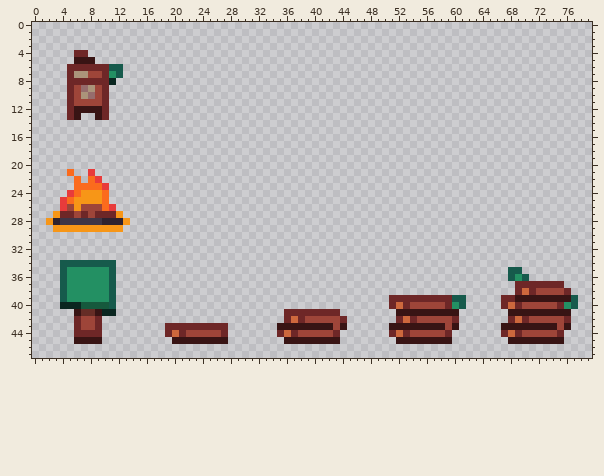
File history of a pixel-art file, Project Games/project BitCraft/Aseprite/Objects1.aseprite. Above is the file before it was changed.
80x48 pixels, 1 frame.
After the commit:
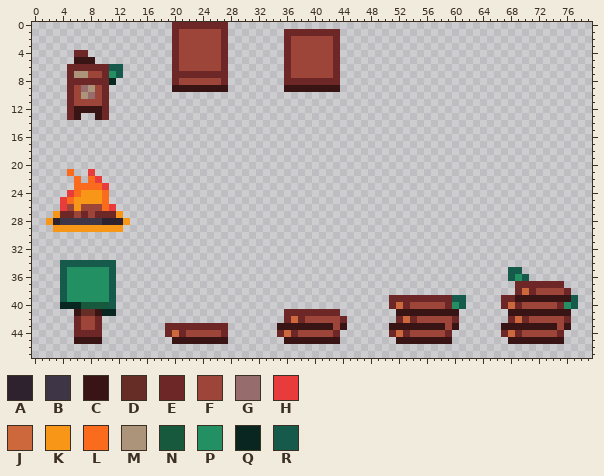
Palette (. is transparent): A #2e222f  B #3e3546  C #381414  D #662d26  E #6e2727  F #9e4539  G #966c6c  H #e83b3b  J #cd683d  K #f79617  L #fb6b1d  M #ab947a  N #16593d  P #239063  Q #0a2620  R #165a4c
Edits made:
{"y":0,"x":20,"old":"........","new":"EEEEEEEE"}
{"y":1,"x":20,"old":"........","new":"EFFFFFFE"}
{"y":1,"x":36,"old":"........","new":"EEEEEEEE"}
{"y":2,"x":20,"old":"........","new":"EFFFFFFE"}
{"y":2,"x":36,"old":"........","new":"EFFFFFFE"}
{"y":3,"x":20,"old":"........","new":"EFFFFFFE"}
{"y":3,"x":36,"old":"........","new":"EFFFFFFE"}
{"y":4,"x":20,"old":"........","new":"EFFFFFFE"}
{"y":4,"x":36,"old":"........","new":"EFFFFFFE"}
{"y":5,"x":20,"old":"........","new":"EFFFFFFE"}
{"y":5,"x":36,"old":"........","new":"EFFFFFFE"}
{"y":6,"x":20,"old":"........","new":"EFFFFFFE"}
{"y":6,"x":36,"old":"........","new":"EFFFFFFE"}
{"y":7,"x":20,"old":"........","new":"EEEEEEEE"}
{"y":7,"x":36,"old":"........","new":"EFFFFFFE"}
{"y":8,"x":20,"old":"........","new":"EFFFFFFE"}
{"y":8,"x":36,"old":"........","new":"EEEEEEEE"}
{"y":9,"x":20,"old":"........","new":"CCCCCCCC"}
{"y":9,"x":36,"old":"........","new":"CCCCCCCC"}
{"label":"added","picture_box":[172,22,228,92]}
{"label":"added","picture_box":[284,29,340,92]}
